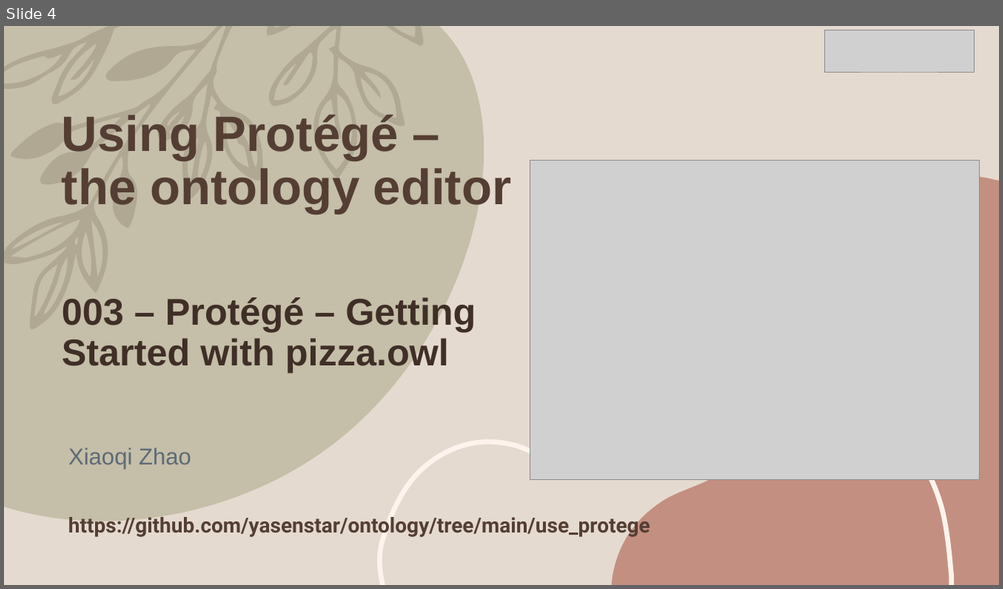
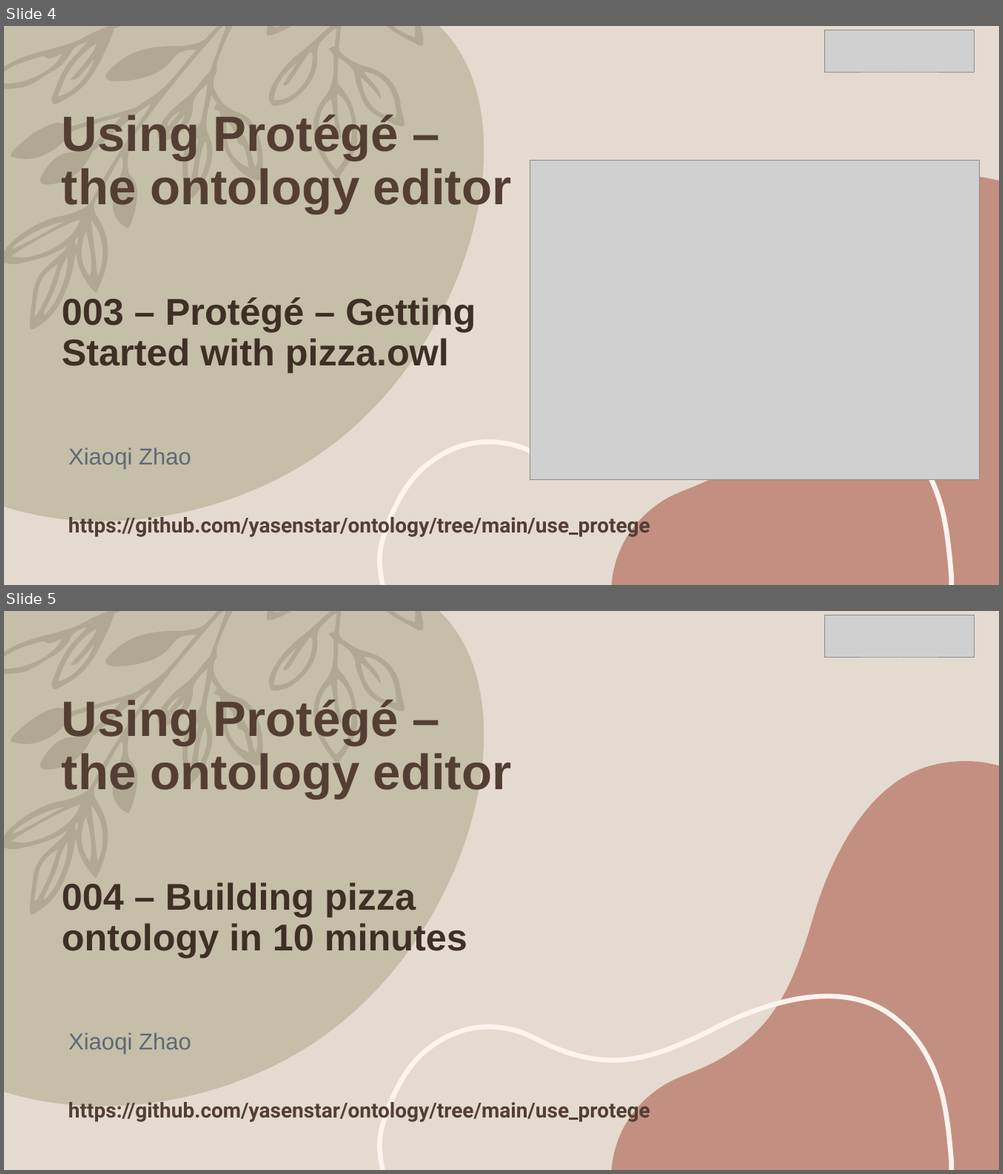
Before and after one commit to yasenstar/ontology, a slide deck: use_protege/Using_Protege.pptx. Shown one above the other, each under a label of ours: slide 4 before the commit, slides 4 and 5 after it. The pictures are 1003x589 and 1003x1174 pixels, drawn with LibreOffice and Linux fonts; fonts in the diff are those of the drawing; grey boxes stand for pictures. Boxes give left, top, right and bottom in pixels: in the first picture for what was removed or moved away, otherwise in the second. Text is boxed around its words. In the diff, an @@ line names an element or a change of style, - is before the commit and + after.

```diff
--- a/use_protege/Using_Protege.pptx
+++ b/use_protege/Using_Protege.pptx
@@ slide 5 added at [4, 611, 999, 1170], background #E5DACF; not listed: 4 template elements that a slide beside it also shows @@
@@ picture added at [825, 615, 974, 658] @@
@@ title added at [62, 699, 511, 799], 48 pt, text #543E34, bold @@
+Using Protégé – the ontology editor
@@ text added at [62, 883, 467, 958], 36 pt, text #3F2F27, bold @@
+004 – Building pizza ontology in 10 minutes
@@ subtitle added at [68, 1033, 191, 1054], 22.2 pt, text #5D6A76 @@
+Xiaoqi Zhao
@@ text added at [68, 1099, 650, 1123], 20 pt, text #543E34, bold @@
+https://github.com/yasenstar/ontology/tree/main/use_protege
```
